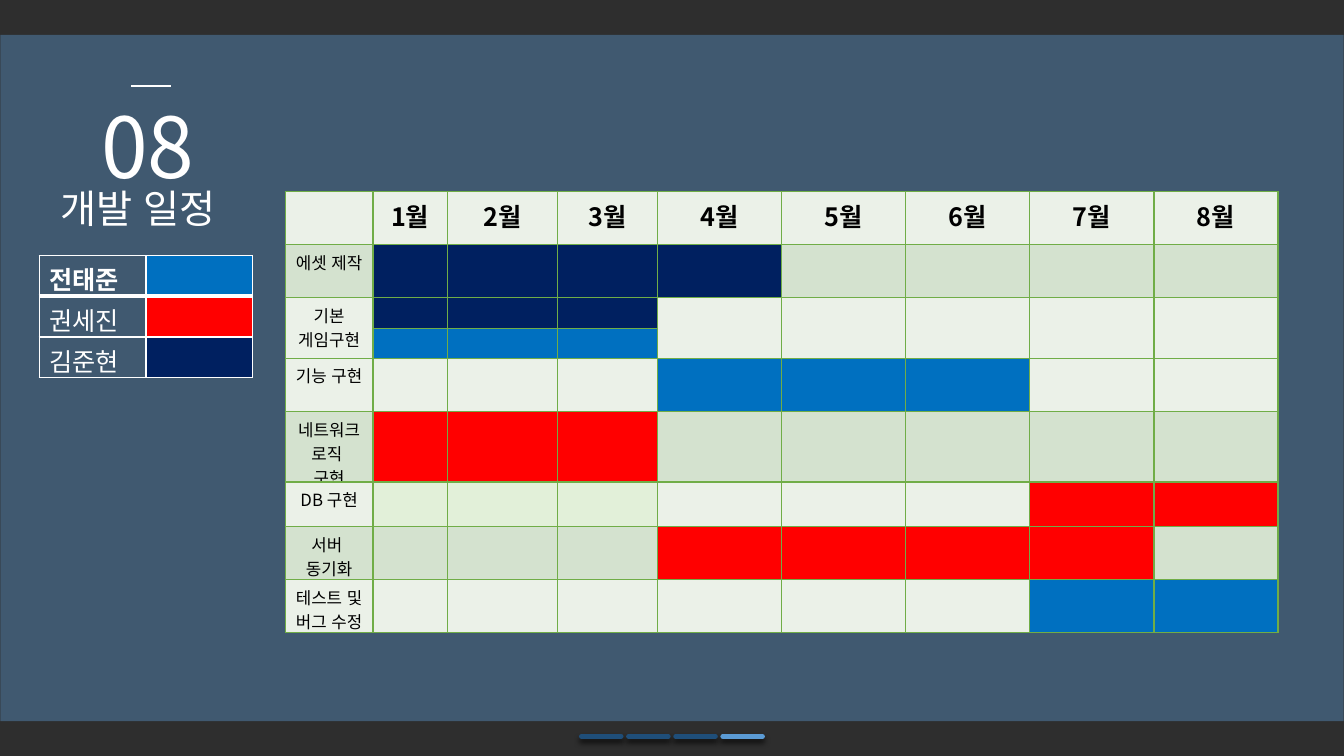
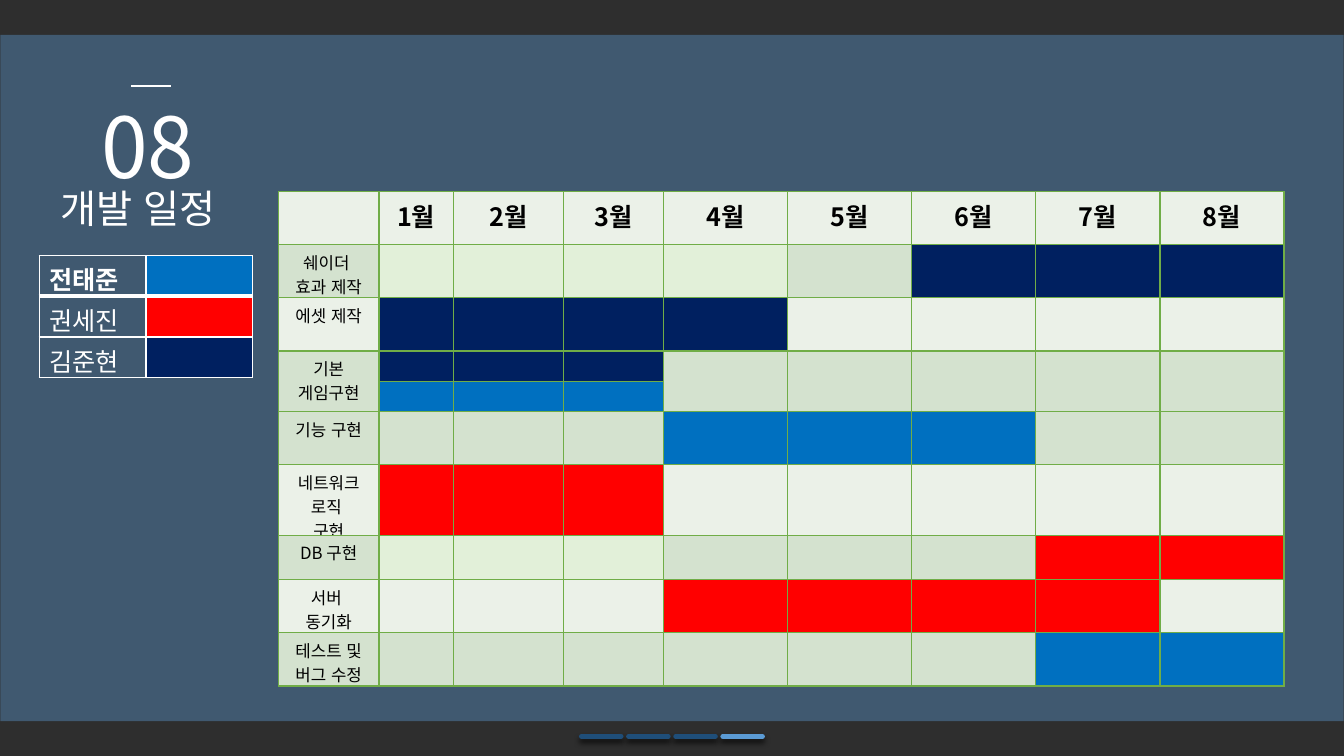
Before and after one commit to SuperTaeJun/GraduationWork, a slide deck: slide 17 of 졸업작품 제안서/졸업작품 제안서ver3.pptx. Drawn at 1344x756 pixels with LibreOffice and Linux fonts; fonts in the diff are those of the drawing; background and template pictures are left out; a plain dark background stands for a picture behind light text. Boxes give left, top, right and bottom in pixels: in the first picture for what was removed or moved away, otherwise in the second. Text is boxed around its words. In the diff, an @@ line names an element or a change of style, - is before the commit and + after.

```diff
--- a/졸업작품 제안서/졸업작품 제안서ver3.pptx
+++ b/졸업작품 제안서/졸업작품 제안서ver3.pptx
@@ table at <box>278,192,1285,690</box> @@
+row 2: 쉐이더 / 효과 제작 |  |  |  |  |  |  |  | 
@@ table: place and size @@
-table at <box>285,192,1278,650</box>
+table at <box>278,192,1285,690</box>
```
Also in this commit, not shown: 1 other file.
